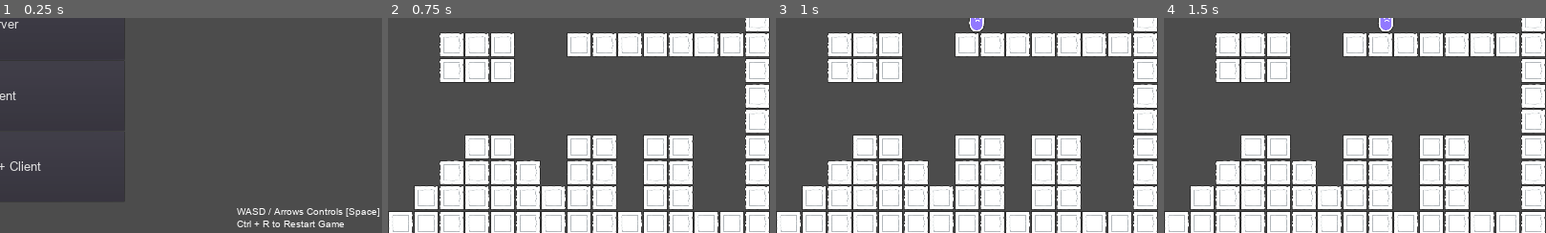
Above: before the commit, frames 1-4 (left to right).
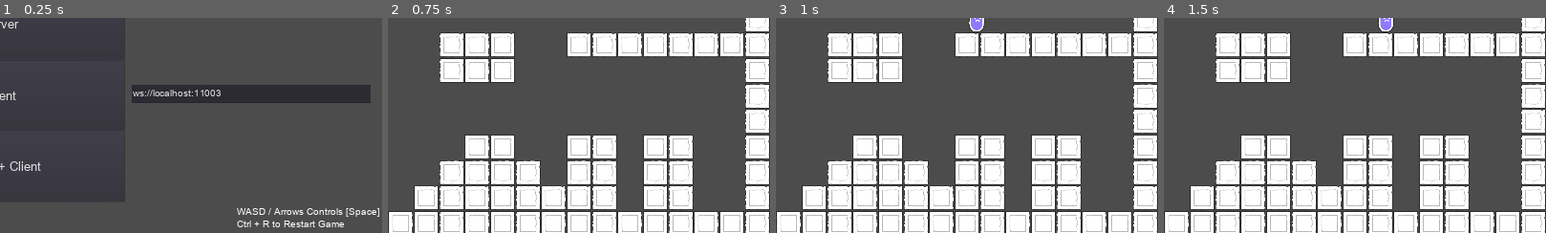
Above: after the commit, the same moments.

Repository: ETdoFresh/PlatformBuddies
Game: Godot game, scene res://entities/menu/menu.tscn
Same seed, same stepped clock (60 frames per second), same inputs: the game is played once before the commit and once after it.
Inputs:
- Up to frame 1 (0.25 s): no input
- Up to frame 2 (0.75 s): click "Local" at 0.5 s
- Up to frame 3 (1 s): no input
- Up to frame 4 (1.5 s): tap Enter at 1.25 s; hold Right (ui_right) from 1.28 s (still down); hold Ctrl from 1.28 s (still down)
The pictures show only the part of the screen within x 50-100%, y 50-100%; the shares and areas given below are measured in that part.

The runs differ from the first frame. In frame 1, 5.2% of the frame differs, in the area x 34-97%, y 31-40%; in frame 2, nothing differs; in frame 3, nothing differs; in frame 4, nothing differs.

Commit message:
Add client_url to be able to connect to whatever client you want.

Diff:
--- /dev/null
+++ b/entities/autoload/settings.gd
@@ -0,0 +1,3 @@
+extends Node
+
+var client_url = "ws://localhost:11003"
--- a/entities/menu/menu.gd
+++ b/entities/menu/menu.gd
@@ -11,5 +11,10 @@
     var _3 = $VBoxContainer/Button3.connect("pressed", self, "load_scene", [client_world])
     var _4 = $VBoxContainer/Button4.connect("pressed", self, "load_scene", [both_worlds])
 
+    var _10 = $LineEdit.connect("text_changed", self, "update_client_url")
+
 func load_scene(scene):
     var _1 = get_tree().change_scene_to(scene)
+
+func update_client_url(url):
+    Settings.client_url = url
--- a/entities/menu/menu.tscn
+++ b/entities/menu/menu.tscn
@@ -80,3 +80,11 @@
 custom_fonts/font = ExtResource( 3 )
 text = "WASD / Arrows Controls [Space]
 Ctrl + R to Restart Game"
+
+[node name="LineEdit" type="LineEdit" parent="."]
+margin_left = 2583.0
+margin_top = 1414.0
+margin_right = 3783.0
+margin_bottom = 1506.0
+custom_fonts/font = ExtResource( 3 )
+text = "ws://localhost:11003"
--- a/entities/world/client.gd
+++ b/entities/world/client.gd
@@ -12,7 +12,7 @@
 func _ready():
     randomize()
     websocket.connect("on_receive", self, "update_world")
-    websocket.open()
+    websocket.open(Settings.client_url)
 
 func _physics_process(delta):
     tick += 1
--- a/project.godot
+++ b/project.godot
@@ -22,6 +22,7 @@
 [autoload]
 
 ReloadGame="*res://entities/autoload/reload_game.gd"
+Settings="*res://entities/autoload/settings.gd"
 
 [display]
 
Not shown, added: Dockerfile
Not shown, added: docker_push.cmd
